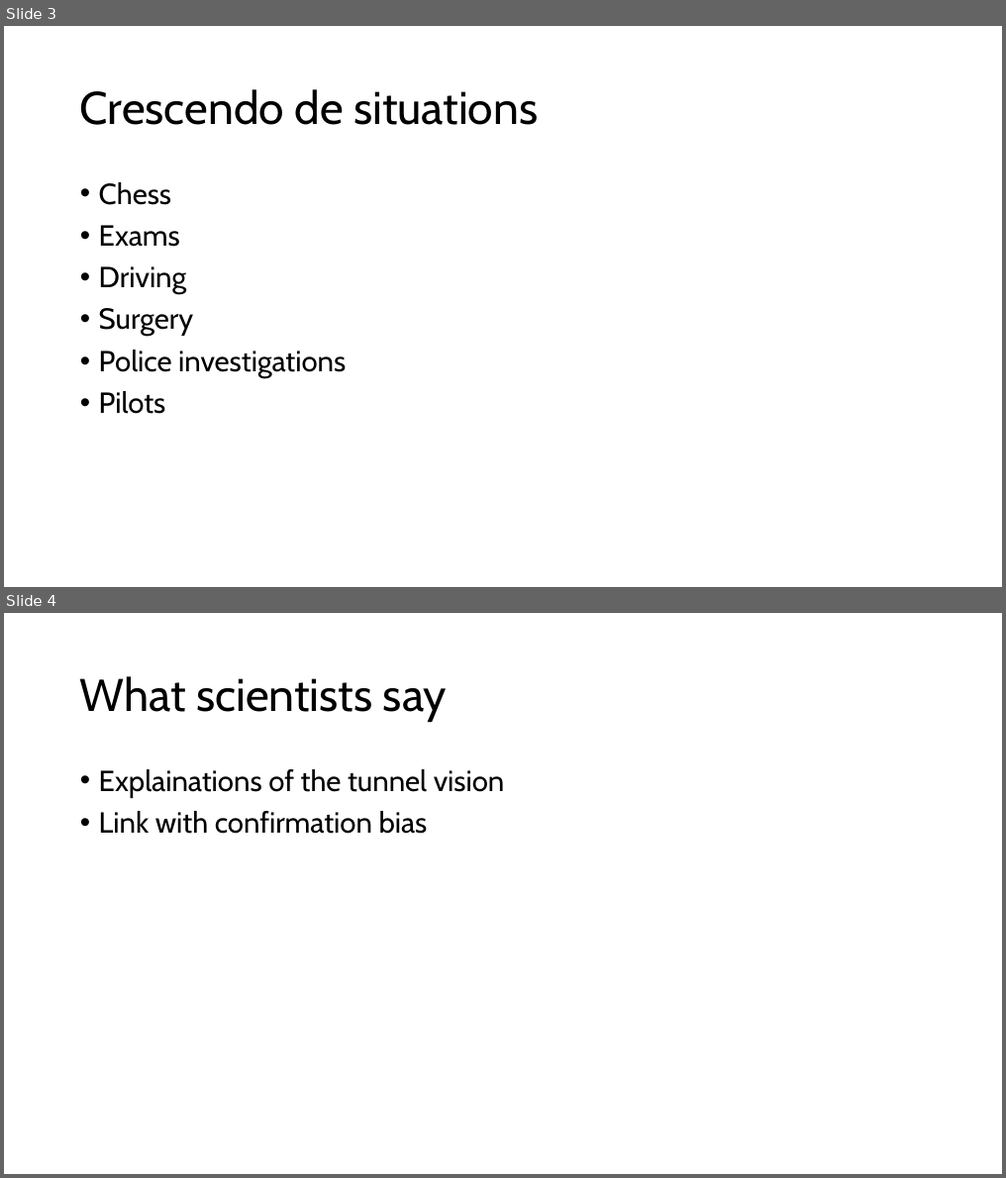
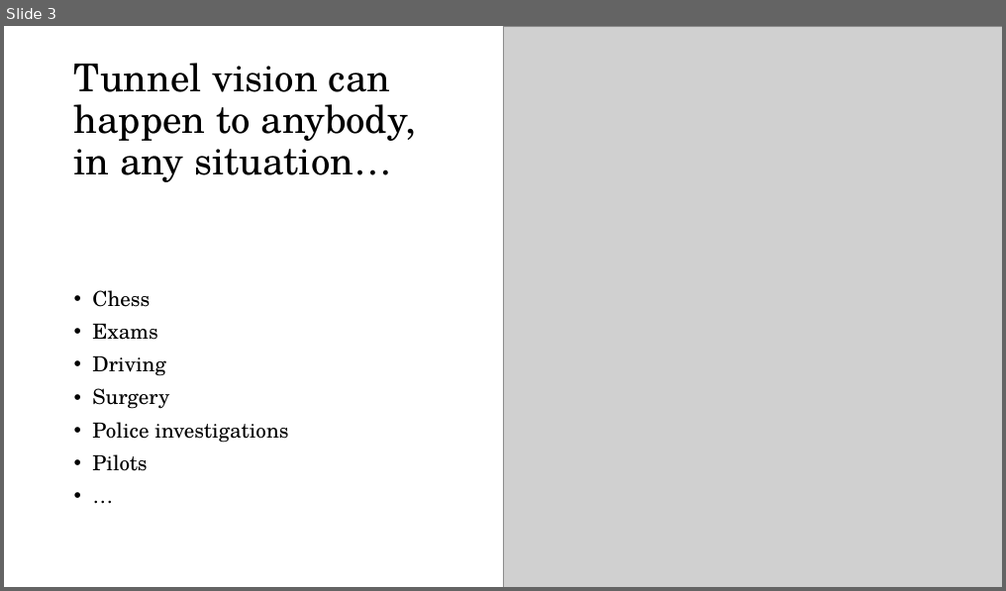
Before and after one commit to astarus-pyxis/flight-simulator, a slide deck: Tunnel vision.pptx. Shown one above the other, each under a label of ours: slides 3 and 4 before the commit, slide 3 after it. The pictures are 1006x1178 and 1006x591 pixels, drawn with LibreOffice and Linux fonts; fonts in the diff are those of the drawing; grey boxes stand for pictures. Boxes give left, top, right and bottom in pixels: in the first picture for what was removed or moved away, otherwise in the second. Text is boxed around its words. In the diff, an @@ line names an element or a change of style, - is before the commit and + after.

```diff
--- a/Tunnel vision.pptx
+++ b/Tunnel vision.pptx
@@ slide 4 removed at (4, 613, 1002, 1174), background #FFFFFF @@
@@ title removed at (80, 676, 447, 722) @@
-What scientists say
@@ text removed at (99, 769, 505, 834) @@
-• Explainations of the tunnel vision
-• Link with confirmation bias
@@ slide 3 changed as well @@
@@ rectangle added at (4, 26, 702, 213), fill #FFFFFF @@
@@ picture added at (503, 26, 1002, 587) @@
@@ title at (74, 63, 416, 182): text changed; size 44 to 37 pt; font Cabin to TeX Gyre Schola @@
-Crescendo de situations
+Tunnel vision can happen to anybody, in any situation…
@@ text at (92, 290, 288, 472): paragraph added @@
+• …
@@ text "Chess": place and size @@
-text "Chess" at (99, 182, 346, 414)
+text "Chess" at (92, 290, 288, 472)
@@ text "Chess" at (92, 290, 288, 472): vertical alignment top to middle @@
@@ text at (92, 290, 288, 472): size 28 to 20 pt, font Cabin to TeX Gyre Schola @@
```
Also in this commit, not shown: 1 other slide changed, 2 slides added, 1 other slide removed.
